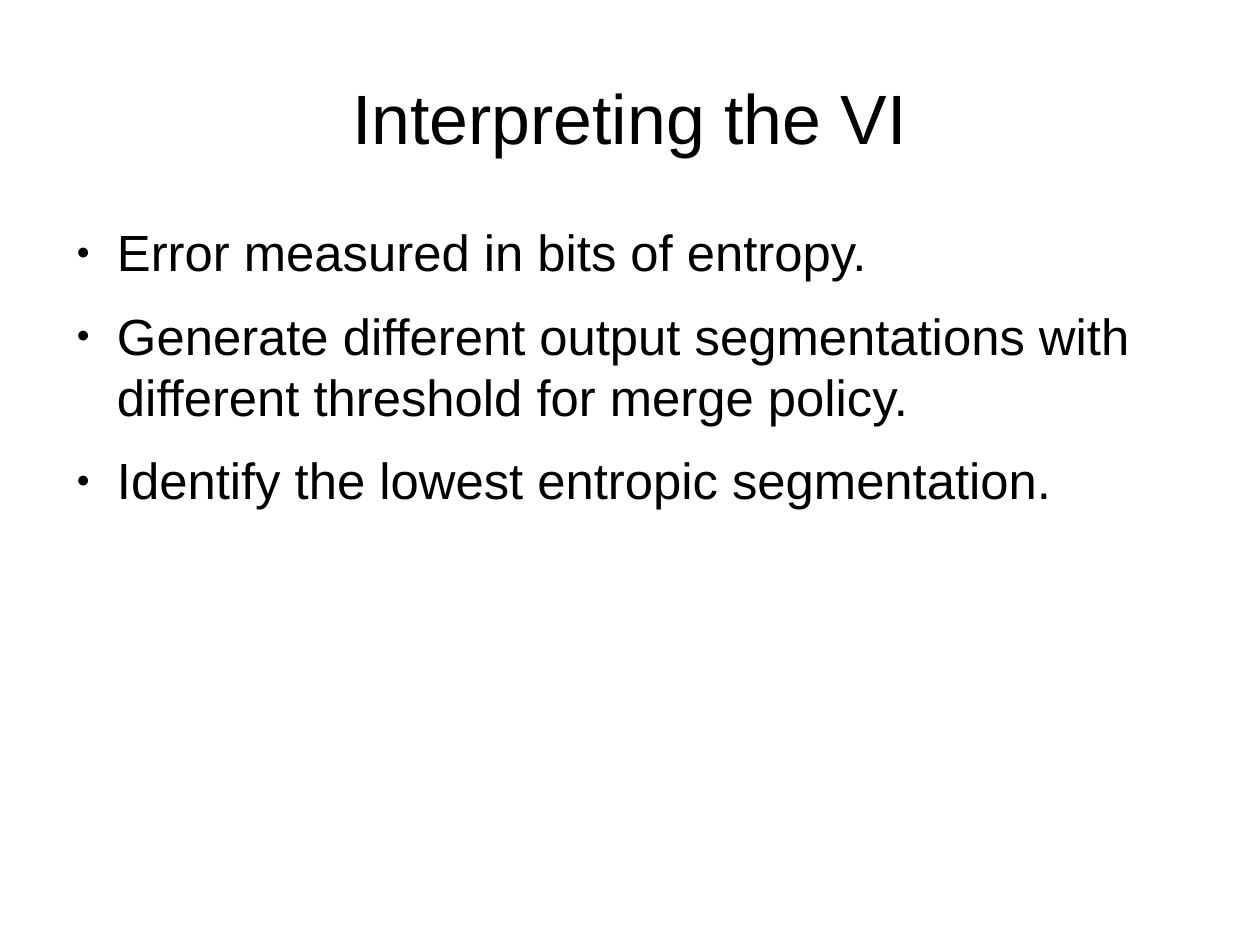
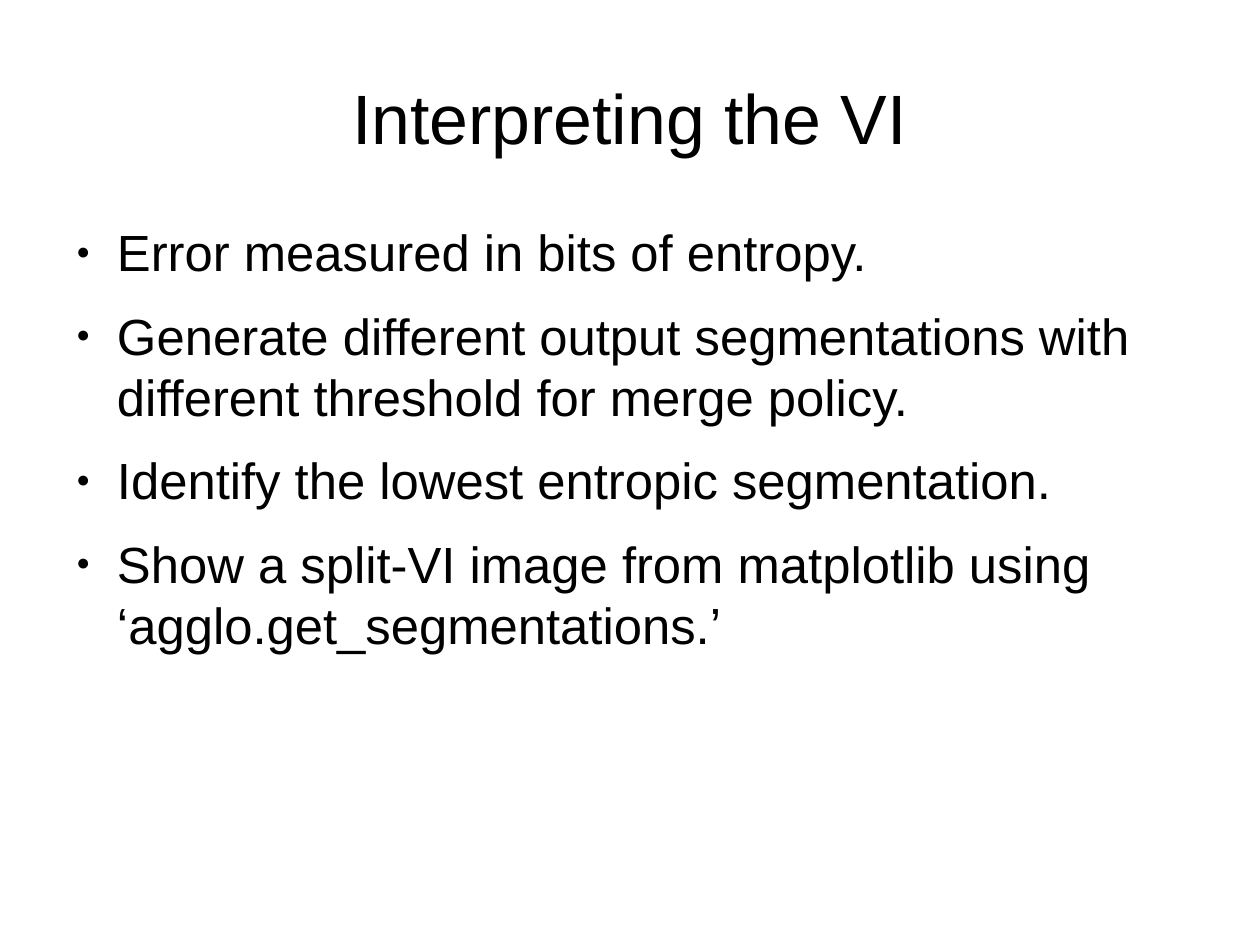
Before and after one commit to JohnnyTeutonic/view_all, a slide deck: slide 13 of Segmentation_Presentation.odp (slide 12 before the commit). Drawn at 1260x945 pixels with LibreOffice and Linux fonts; fonts in the diff are those of the drawing. Boxes give left, top, right and bottom in pixels: in the first picture for what was removed or moved away, otherwise in the second. Text is boxed around its words. In the diff, an @@ line names an element or a change of style, - is before the commit and + after.

Commit message:
Latest presentation

```diff
--- a/Segmentation_Presentation.odp
+++ b/Segmentation_Presentation.odp
@@ text at [117,546,1090,654]: paragraph added @@
+● Show a split-VI image from matplotlib using ‘agglo.get_segmentations.’
```
Also in this commit, not shown: 1 other slide changed, 1 slide added.
